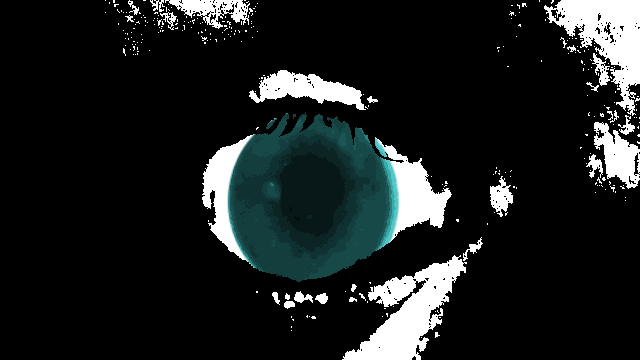
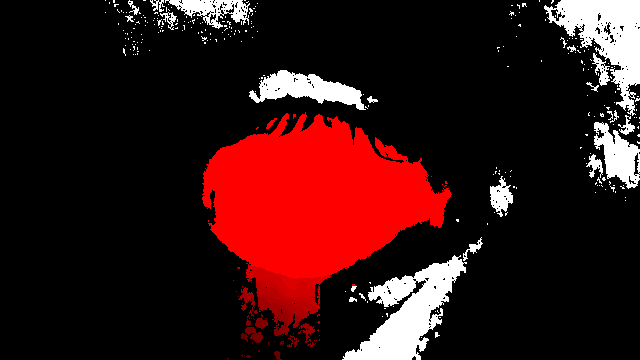
Revision of a layered 640px x 360px image; what changed, layer by layer:
added layer "Layer #4" above "Layer #1" over [227,263,331,360]
painted on "Layer #1" over [256,291,328,331]
added layer "Layer #3" above "Pasted Layer" over [202,112,452,360]
hid "Pasted Layer" over [227,112,400,295]
hid "Layer #2" over [202,112,452,360]
